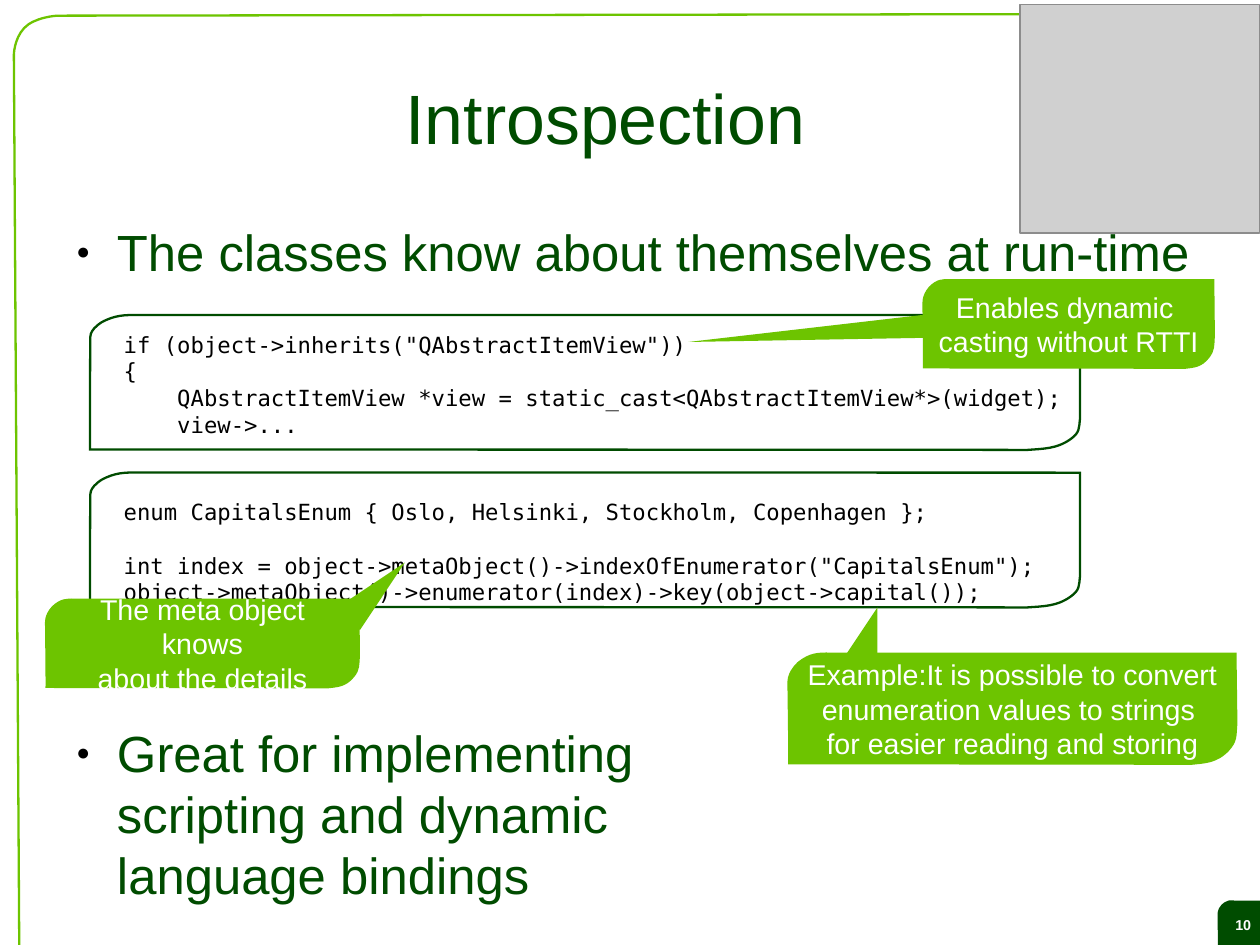
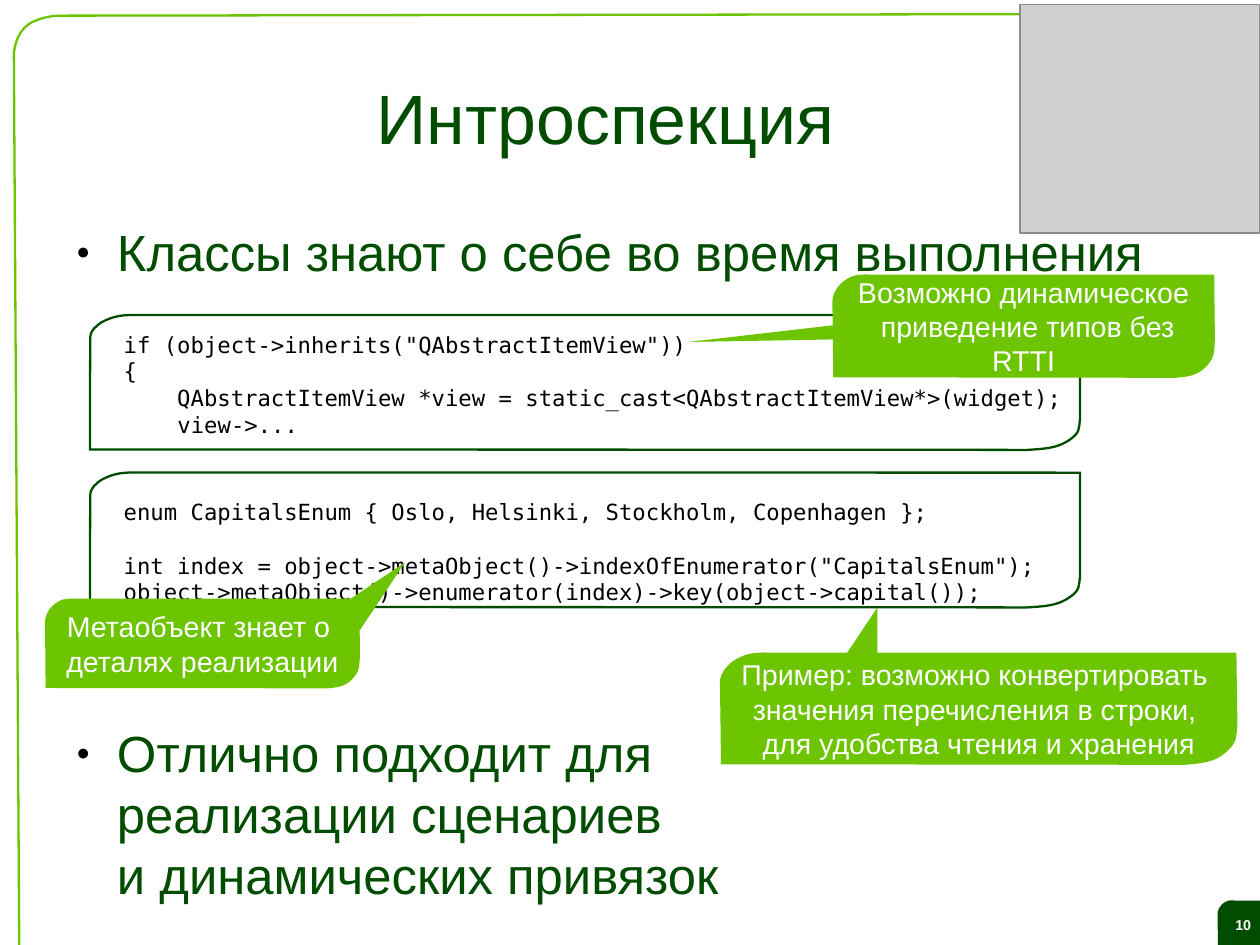
Before and after one commit to saa/qecm, a slide deck: slide 10 of Lectures and Exercises/L02 - The Qt object model and the signal slot concept/L2 Slides.odp. Drawn at 1260x945 pixels with LibreOffice and Linux fonts; fonts in the diff are those of the drawing; grey boxes stand for pictures; background and template pictures are left out. Boxes give left, top, right and bottom in pixels: in the first picture for what was removed or moved away, otherwise in the second. Text is boxed around its words. In the diff, an @@ line names an element or a change of style, - is before the commit and + after.

```diff
--- a/Lectures and Exercises/L02 - The Qt object model and the signal slot concept/L2 Slides.odp
+++ b/Lectures and Exercises/L02 - The Qt object model and the signal slot concept/L2 Slides.odp
@@ title at (x1=377, y1=96, x2=834, y2=157): text changed @@
-Introspection
+Интроспекция
@@ text at (x1=117, y1=231, x2=1143, y2=905): text changed @@
-● The classes know about themselves at run-time
-● Great for implementing
-  scripting and dynamic
-  language bindings
+● Классы знают о себе во время выполнения
+● Отлично подходит для
+  реализации сценариев
+  и динамических привязок
@@ freeform shape "Возможно динамическое" resized from (x1=923, y1=279, x2=1215, y2=369) to (x1=832, y1=274, x2=1215, y2=378) @@
@@ text in freeform shape at (x1=858, y1=283, x2=1189, y2=371): text changed @@
-Enables dynamic
-casting without RTTI
+Возможно динамическое
+приведение типов без RTTI
@@ text in freeform shape at (x1=66, y1=616, x2=338, y2=677): text changed @@
-The meta object knows
-about the details
+Метаобъект знает о
+деталях реализации
@@ freeform shape "Пример: возможно конвертировать" resized from (x1=788, y1=653, x2=1238, y2=765) to (x1=720, y1=653, x2=1238, y2=765) @@
@@ text in freeform shape at (x1=741, y1=665, x2=1207, y2=760): text changed @@
-Example:It is possible to convert
-enumeration values to strings
-for easier reading and storing
+Пример: возможно конвертировать
+значения перечисления в строки,
+для удобства чтения и хранения
```
Also in this commit, not shown: 39 other slides changed, 19 slides added, 19 slides removed, 1 other file.
